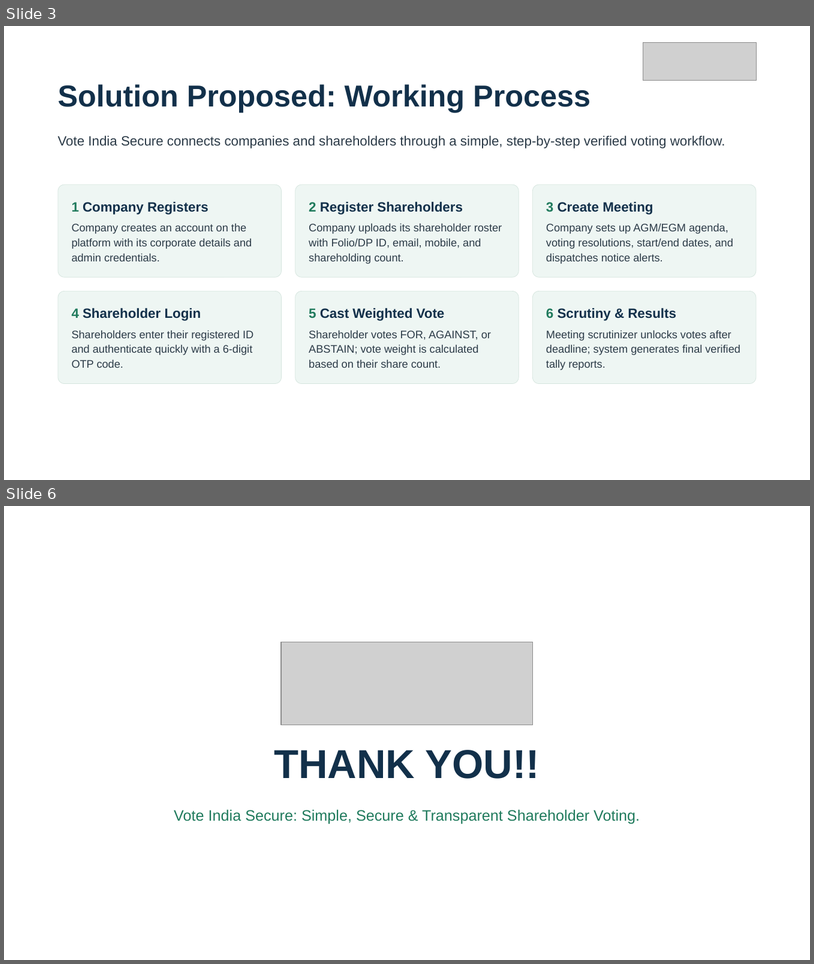
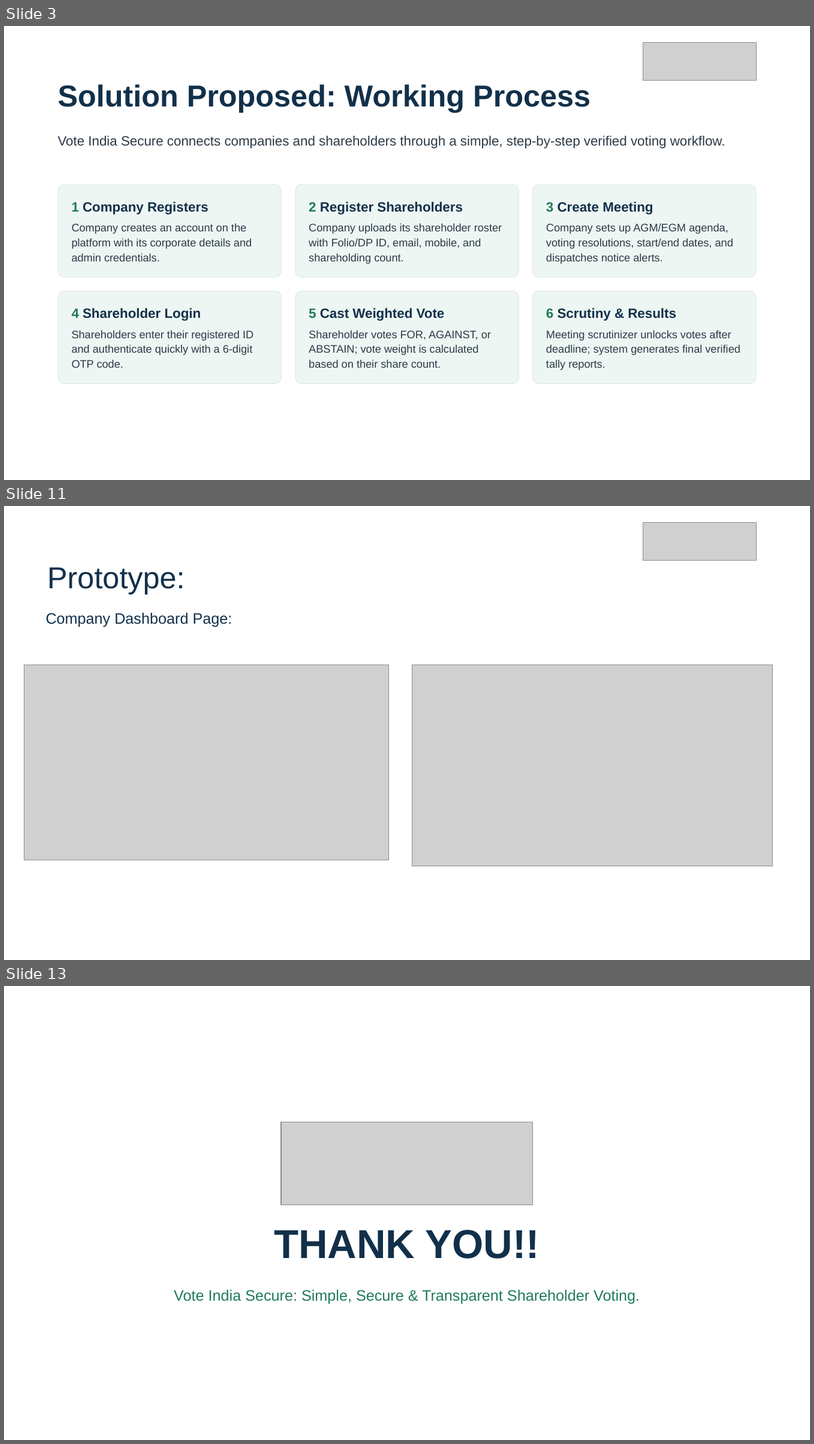
Before and after one commit to Arunkumar30102006/Shareholder-voting-platform, a slide deck: Vote_India_Secure_Review-0.pptx. Shown one above the other, each under a label of ours: slides 3 and 6 before the commit, slides 3, 11 and 13 after it; the slides between them are not shown. The pictures are 814x964 and 814x1444 pixels, drawn with LibreOffice and Linux fonts; fonts in the diff are those of the drawing; grey boxes stand for pictures. Boxes give left, top, right and bottom in pixels: in the first picture for what was removed or moved away, otherwise in the second. Text is boxed around its words. In the diff, an @@ line names an element or a change of style, - is before the commit and + after.

```diff
--- a/Vote_India_Secure_Review-0.pptx
+++ b/Vote_India_Secure_Review-0.pptx
@@ slide 11 added at [4, 506, 810, 960], background #FFFFFF @@
@@ picture added at [644, 523, 757, 561] @@
@@ title added at [47, 567, 185, 594], 36 pt, text #12304A @@
+Prototype:
@@ text added at [46, 612, 233, 627], 18 pt, text #12304A @@
+Company Dashboard Page:
@@ picture added at [24, 664, 389, 859] @@
@@ picture added at [413, 664, 773, 866] @@
@@ what was slide 6 is now slide 13 @@
```
Also in this commit, not shown: 3 slides changed, 6 other slides added, 18 other files.
